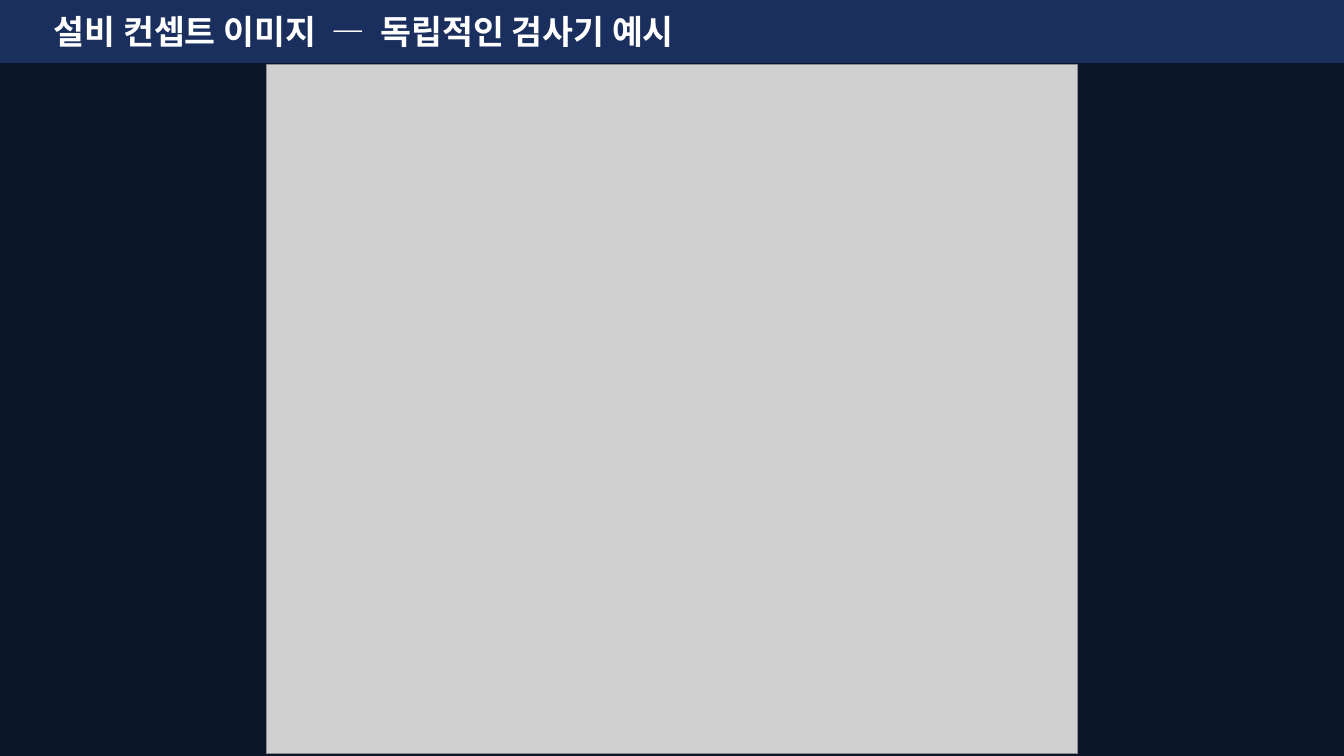
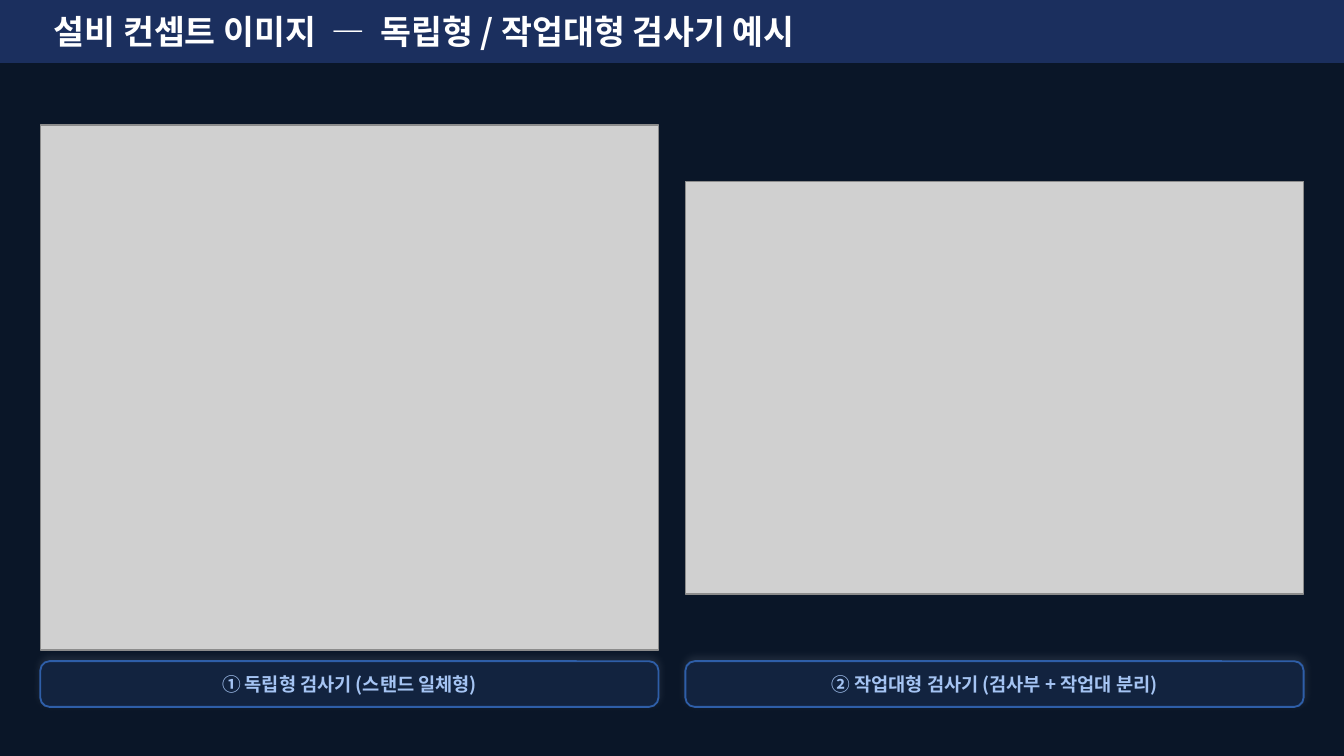
Before and after one commit to Insys-HQ/Insys-review, a slide deck: slide 6 of winnercom.pptx. Drawn at 1344x756 pixels with LibreOffice and Linux fonts; fonts in the diff are those of the drawing; grey boxes stand for pictures. Boxes give left, top, right and bottom in pixels: in the first picture for what was removed or moved away, otherwise in the second. Text is boxed around its words. In the diff, an @@ line names an element or a change of style, - is before the commit and + after.

Commit message:
Update winnercom.pptx - slide6 two concept images

```diff
--- a/winnercom.pptx
+++ b/winnercom.pptx
@@ text at (x1=54, y1=15, x2=795, y2=47): text changed @@
-설비 컨셉트 이미지 — 독립적인 검사기 예시
+설비 컨셉트 이미지 — 독립형 / 작업대형 검사기 예시
@@ picture resized from (x1=266, y1=65, x2=1078, y2=753) to (x1=40, y1=125, x2=659, y2=650) @@
@@ picture added at (x1=685, y1=181, x2=1304, y2=594) @@
@@ rounded rectangle added at (x1=40, y1=661, x2=659, y2=707), fill #12233F, outline #2E5EA8 1 pt @@
@@ text added at (x1=222, y1=675, x2=476, y2=695), 10 pt, text #A5C4F3, bold @@
+① 독립형 검사기 (스탠드 일체형)
@@ rounded rectangle added at (x1=685, y1=661, x2=1304, y2=707), fill #12233F, outline #2E5EA8 1 pt @@
@@ text added at (x1=832, y1=675, x2=1157, y2=695), 10 pt, text #A5C4F3, bold @@
+② 작업대형 검사기 (검사부 + 작업대 분리)
```
Also in this commit, not shown: 1 other slide changed.
